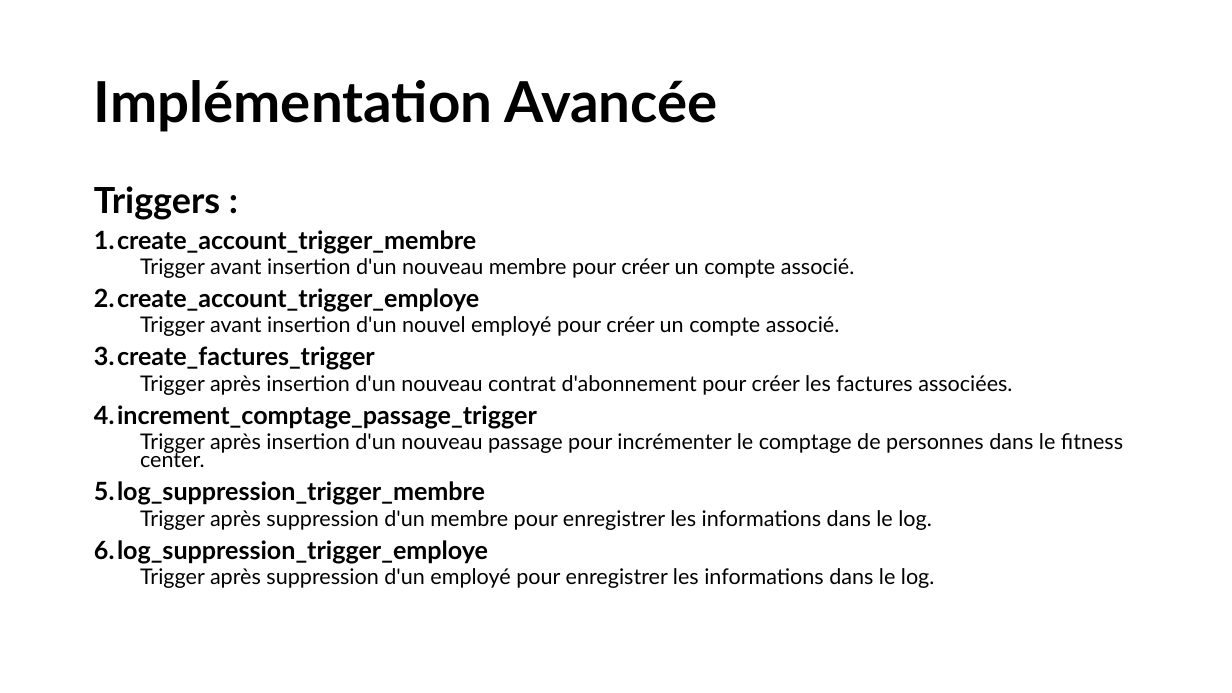
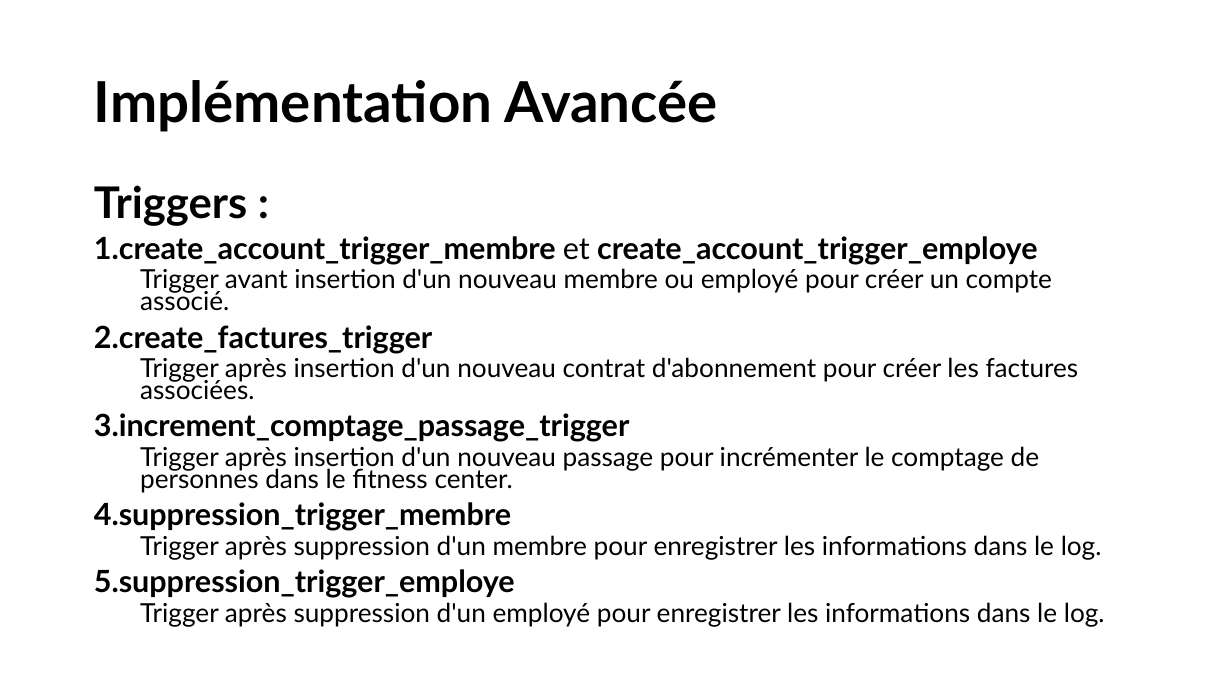
Before and after one commit to Theodrosrun/bdr-projet, a slide deck: slide 7 of Présentation.pptx. Drawn at 1232x693 pixels with LibreOffice and Linux fonts; fonts in the diff are those of the drawing. Boxes give left, top, right and bottom in pixels: in the first picture for what was removed or moved away, otherwise in the second. Text is boxed around its words. In the diff, an @@ line names an element or a change of style, - is before the commit and + after.

```diff
--- a/Présentation.pptx
+++ b/Présentation.pptx
@@ text at (94,185,1105,626): size 28 to 34 pt in "Triggers :"; size 19.6 to 23.8 pt in "create_factures_trigger", "increment_comptage_passage_trigger"; size 16.8 to 20.4 pt in "Trigger après insertion d'un nouveau contrat d'abonnement ...", "Trigger après insertion d'un nouveau passage pour ...", "Trigger après suppression d'un membre pour enregistrer ...", "Trigger après suppression d'un employé pour enregistrer ..." @@
@@ text at (94,236,1052,311): text changed; size 16.8 to 20.4 pt @@
-1. create_account_trigger_membre
-  Trigger avant insertion d'un nouveau membre pour créer un compte associé.
-2. create_account_trigger_employe
-  Trigger avant insertion d'un nouvel employé pour créer un compte associé.
+1. create_account_trigger_membre et create_account_trigger_employe
+  Trigger avant insertion d'un nouveau membre ou employé pour créer un compte associé.
@@ text at (94,502,511,531): text changed; size 19.6 to 23.8 pt @@
-5. log_suppression_trigger_membre
+4. suppression_trigger_membre
@@ text at (94,569,515,598): text changed; size 19.6 to 23.8 pt @@
-6. log_suppression_trigger_employe
+5. suppression_trigger_employe
```
Also in this commit, not shown: 5 other slides changed.
